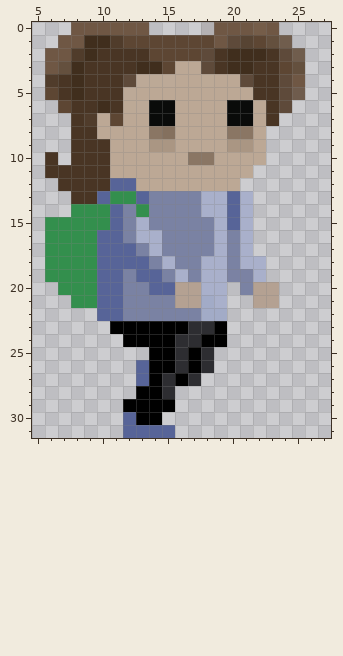
One commit to this pixel-art sprite: Player/Character_rc2.png. Above, as it was before the edit.
The file is 32x32 pixels. Pixels under 10% opacity are left out. Colours within 5 levels of each other are drawn and written as one. Shown: x 5..27, y 0..31.
New version:
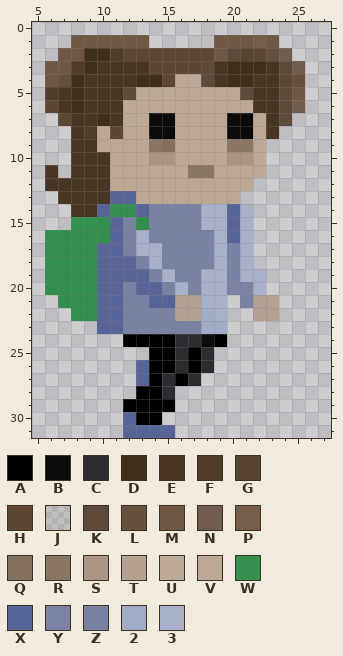
Palette (. is transparent): A #000000  B #0a0b0a  C #2d2d31  D #402e1d  E #493524  F #503b2afe  G #574433  H #5d4633  J #5f48351c  K #5e4a3a  L #64503e  M #6f5744  N #6c5848f5  P #755d49  Q #84705efe  R #8a7664  S #aa9683  T #b4a192  U #bca895f8  V #bca895  W #338f4d  X #576498  Y #7980a2f8  Z #7a82a3  2 #a2abc7  3 #a9b0cb
What changed:
{"y":0,"x":8,"old":"MMMMMM","new":"......"}
{"y":0,"x":18,"old":"JMMMPM","new":"......"}
{"y":1,"x":7,"old":"M","new":"."}
{"y":1,"x":9,"old":"DDFHHHHHHH","new":"MMMMM....J"}
{"y":1,"x":20,"old":"KGHLN","new":"MMPM."}
{"y":2,"x":6,"old":"M","new":"."}
{"y":2,"x":8,"old":"F","new":"M"}
{"y":2,"x":10,"old":"EEEE","new":"DFHH"}
{"y":2,"x":18,"old":"KEDDDEKN","new":"HMKGHLN."}
{"y":3,"x":7,"old":"LDE","new":"MFD"}
{"y":3,"x":13,"old":"DD","new":"EH"}
{"y":3,"x":16,"old":"VV","new":"HH"}
{"y":3,"x":22,"old":"E","new":"D"}
{"y":3,"x":24,"old":"HL","new":"KN"}
{"y":4,"x":6,"old":"FE","new":"ML"}
{"y":4,"x":12,"old":"KUUU","new":"EDDH"}
{"y":4,"x":18,"old":"UVVK","new":"KEDD"}
{"y":4,"x":24,"old":"KM","new":"HL"}
{"y":5,"x":6,"old":"H","new":"F"}
{"y":5,"x":12,"old":"UVVV","new":"KUUU"}
{"y":5,"x":18,"old":"V","new":"U"}
{"y":5,"x":21,"old":"V","new":"K"}
{"y":5,"x":25,"old":"N","new":"M"}
{"y":6,"x":6,"old":".HE","new":"HED"}
{"y":6,"x":10,"old":"D","new":"E"}
{"y":6,"x":13,"old":"UBB","new":"VVV"}
{"y":6,"x":20,"old":"BBV","new":"VVE"}
{"y":6,"x":25,"old":".","new":"N"}
{"y":7,"x":7,"old":".","new":"H"}
{"y":7,"x":9,"old":"FVHVV","new":"EDEUU"}
{"y":7,"x":24,"old":".","new":"K"}
{"y":8,"x":9,"old":"E","new":"F"}
{"y":8,"x":11,"old":"V","new":"H"}
{"y":8,"x":14,"old":"RQ","new":"BB"}
{"y":8,"x":20,"old":"RR","new":"BB"}
{"y":8,"x":23,"old":".","new":"E"}
{"y":9,"x":10,"old":"E","new":"V"}
{"y":9,"x":14,"old":"SS","new":"RQ"}
{"y":9,"x":20,"old":"SS","new":"RR"}
{"y":10,"x":6,"old":"E","new":"."}
{"y":10,"x":14,"old":"VV","new":"SS"}
{"y":10,"x":17,"old":"RR","new":"VV"}
{"y":10,"x":20,"old":"VV","new":"SS"}
{"y":11,"x":7,"old":"E","new":"."}
{"y":11,"x":17,"old":"VV","new":"RR"}
{"y":11,"x":22,"old":".","new":"V"}
{"y":12,"x":6,"old":".","new":"E"}
{"y":12,"x":11,"old":"XX","new":"VV"}
{"y":12,"x":21,"old":".","new":"V"}
{"y":13,"x":7,"old":".","new":"E"}
{"y":13,"x":10,"old":"XWWXZZZZ33X3","new":"EXXVVVVVVVV."}
{"y":14,"x":8,"old":"WWWXZW","new":"EEXWWX"}
{"y":15,"x":6,"old":"WW","new":".."}
{"y":15,"x":13,"old":"3","new":"W"}
{"y":15,"x":18,"old":"Z","new":"3"}
{"y":16,"x":10,"old":"X","new":"W"}
{"y":16,"x":14,"old":"3","new":"Z"}
{"y":16,"x":20,"old":"Z","new":"X"}
{"y":17,"x":12,"old":"XZ","new":"Z3"}
{"y":18,"x":13,"old":"XZ3","new":"Z3Z"}
{"y":18,"x":18,"old":"3","new":"Z"}
{"y":18,"x":22,"old":"3","new":"."}
{"y":19,"x":12,"old":"Z","new":"X"}
{"y":19,"x":14,"old":"XZ3","new":"Z3Z"}
{"y":19,"x":20,"old":"YY","new":"Z3"}
{"y":20,"x":6,"old":".","new":"W"}
{"y":20,"x":13,"old":"Z","new":"X"}
{"y":20,"x":15,"old":"XTT","new":"Z3Z"}
{"y":20,"x":20,"old":".ZTT","new":"YY3."}
{"y":21,"x":7,"old":".","new":"W"}
{"y":21,"x":14,"old":"ZZ","new":"XX"}
{"y":21,"x":18,"old":"2","new":"3"}
{"y":21,"x":21,"old":".","new":"Z"}
{"y":22,"x":8,"old":"..","new":"WW"}
{"y":22,"x":16,"old":"ZZ","new":"TT"}
{"y":22,"x":19,"old":"2","new":"3"}
{"y":22,"x":22,"old":"..","new":"TT"}
{"y":23,"x":10,"old":".AAAAAACCA","new":"XXZZZZZZ22"}
{"y":24,"x":18,"old":"A","new":"B"}
